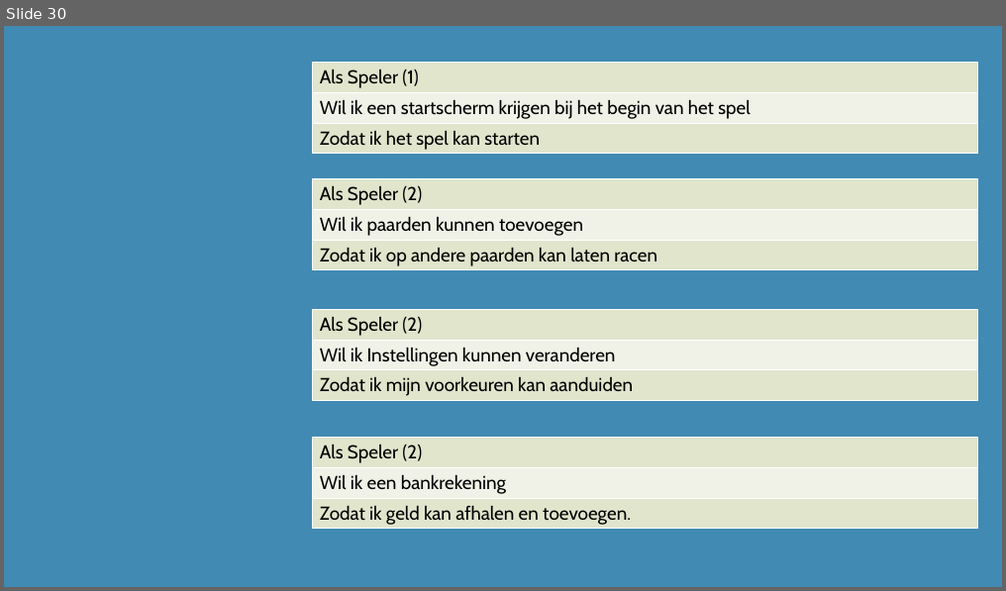
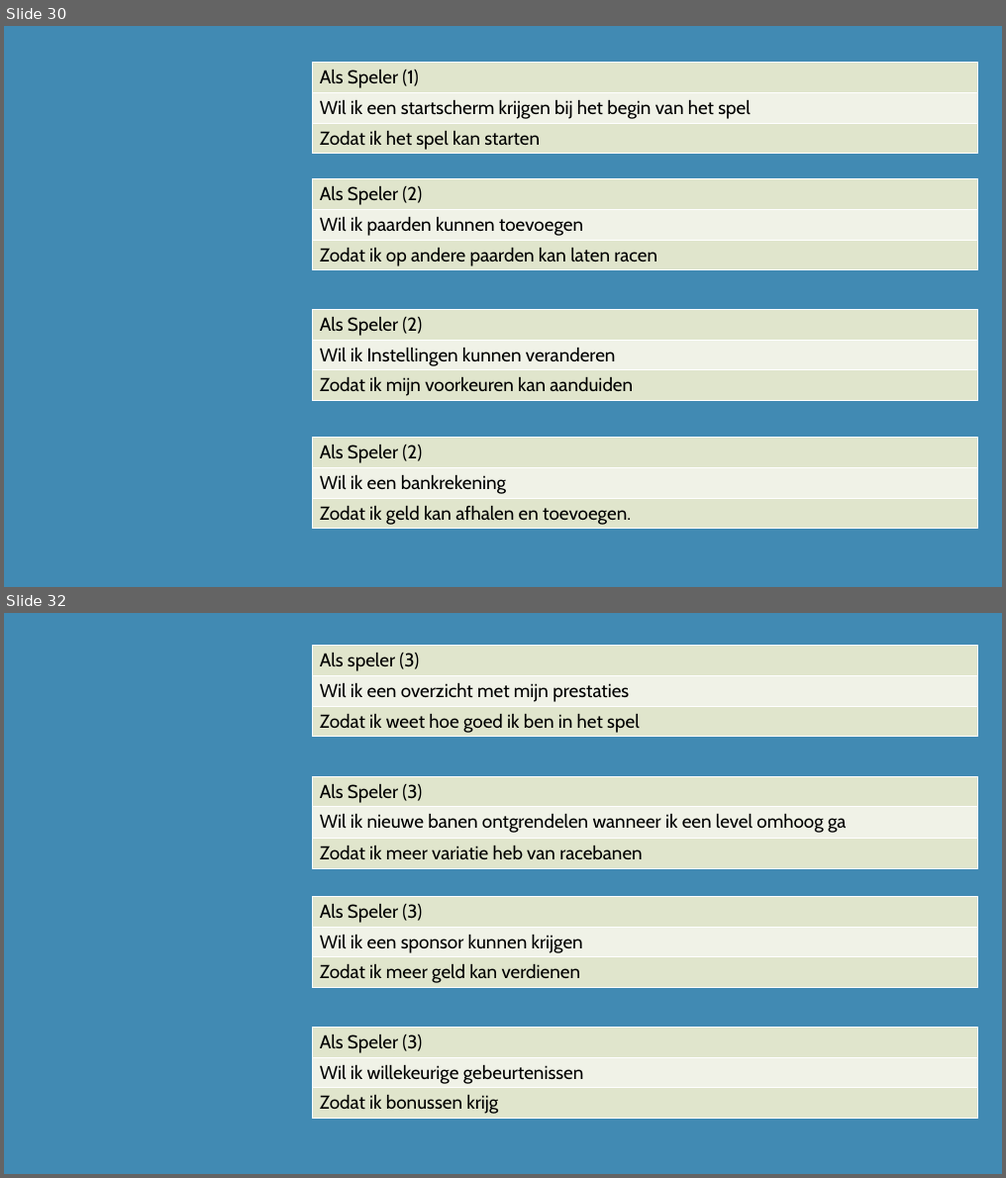
Before and after one commit to DiangeloHaaze/paardenrace, a slide deck: UserStories.pptx. Shown one above the other, each under a label of ours: slide 30 before the commit, slides 30 and 32 after it; the slides between them are not shown. The pictures are 1006x591 and 1006x1178 pixels, drawn with LibreOffice and Linux fonts; fonts in the diff are those of the drawing. Boxes give left, top, right and bottom in pixels: in the first picture for what was removed or moved away, otherwise in the second. Text is boxed around its words. In the diff, an @@ line names an element or a change of style, - is before the commit and + after.

```diff
--- a/UserStories.pptx
+++ b/UserStories.pptx
@@ slide 32 added at (4, 613, 1002, 1174), background #418AB3 @@
@@ table added at (313, 646, 978, 737), 3 rows, 1 columns @@
+Als speler (3)
+Wil ik een overzicht met mijn prestaties
+Zodat ik weet hoe goed ik ben in het spel
@@ table added at (313, 777, 978, 869), 3 rows, 1 columns @@
+Als Speler (3)
+Wil ik nieuwe banen ontgrendelen wanneer ik een level omhoog ga
+Zodat ik meer variatie heb van racebanen
@@ table added at (313, 897, 978, 988), 3 rows, 1 columns @@
+Als Speler (3)
+Wil ik een sponsor kunnen krijgen
+Zodat ik meer geld kan verdienen
@@ table added at (313, 1027, 978, 1118), 3 rows, 1 columns @@
+Als Speler (3)
+Wil ik willekeurige gebeurtenissen
+Zodat ik bonussen krijg
```
Also in this commit, not shown: 1 slide changed, 4 other slides added, 1 other file.
